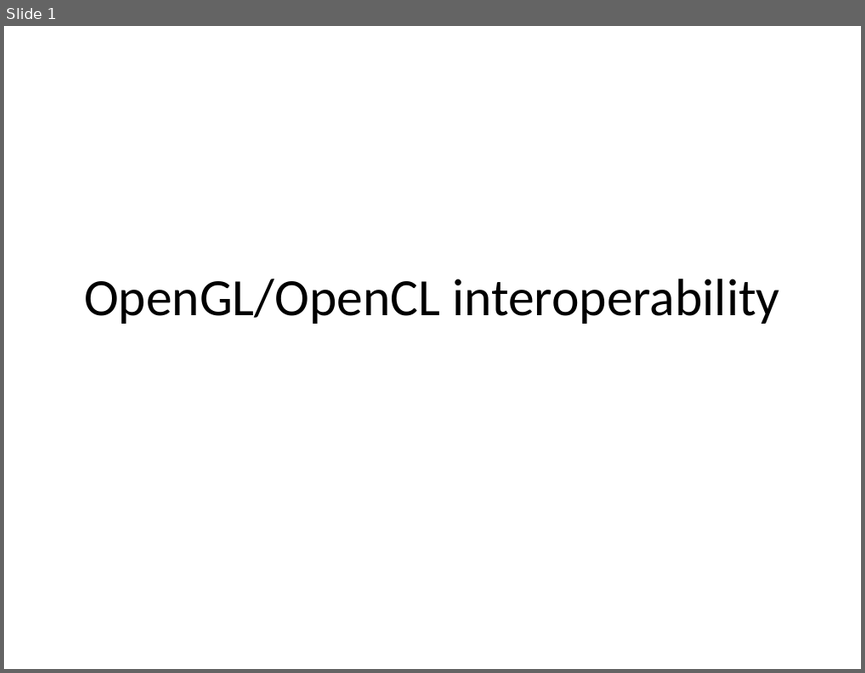
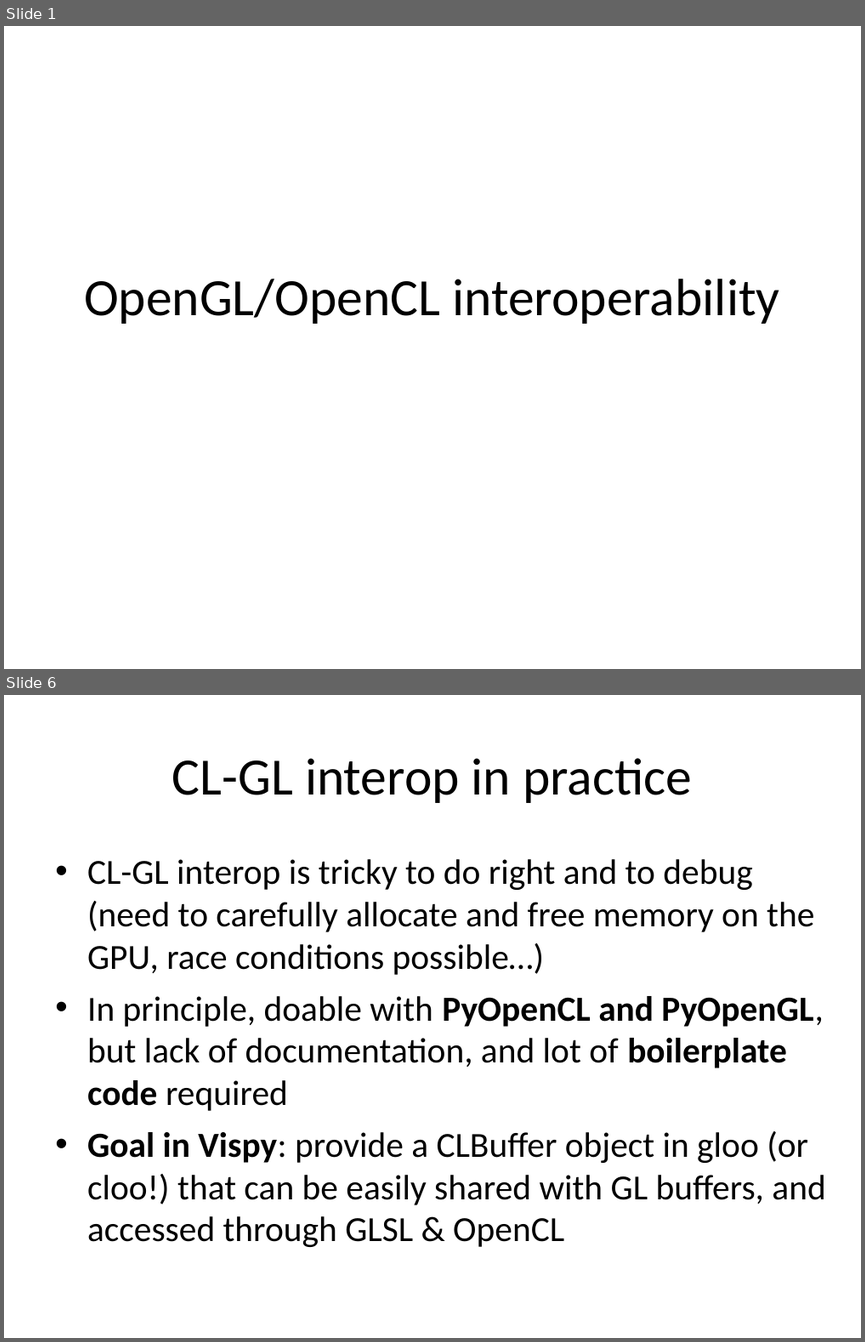
Before and after one commit to vispy/codecamp-esrf-2014, a slide deck: cr/7-glcl/glcl.ppt. Shown one above the other, each under a label of ours: slide 1 before the commit, slides 1 and 6 after it; the slides between them are not shown. The pictures are 865x673 and 865x1342 pixels, drawn with LibreOffice and Linux fonts; fonts in the diff are those of the drawing. Boxes give left, top, right and bottom in pixels: in the first picture for what was removed or moved away, otherwise in the second. Text is boxed around its words. In the diff, an @@ line names an element or a change of style, - is before the commit and + after.

Commit message:
Added GL-CL interop slides.

```diff
--- a/cr/7-glcl/glcl.ppt
+++ b/cr/7-glcl/glcl.ppt
@@ slide 6 added at [4, 695, 861, 1338], background #FFFFFF @@
@@ title added at [172, 758, 692, 803], 44 pt, text #000000 @@
+CL-GL interop in practice
@@ text added at [87, 859, 825, 1247], 29.6 pt, text #000000 @@
+• CL-GL interop is tricky to do right and to debug (need to carefully allocate and free memory on the GPU, race conditions possible…)
+• In principle, doable with PyOpenCL and PyOpenGL, but lack of documentation, and lot of boilerplate code required
+• Goal in Vispy: provide a CLBuffer object in gloo (or cloo!) that can be easily shared with GL buffers, and accessed through GLSL & OpenCL
```
Also in this commit, not shown: 4 other slides added, 1 slide removed.
